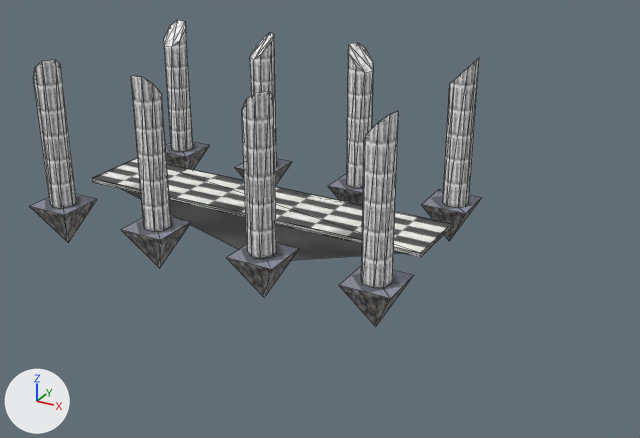
Before and after pictures for a commit that changed the glTF model models/runway2.gltf.
Before and after are seen from a camera (50 mm lens) standing at (93.0, -89.3, 44.0) and looking at (44.2, -0.6, -0.3). Arrows for +X, +Y and +Z are at lower left; the lights stay in place. Mesh edges are drawn as thin lines. Where no turn or scale is listed for an object, it has been applied to the vertices.

Before the edit, the objects in view are built like this:
```python
me_lll_018 = bpy.data.meshes.new('LLL.018')
me_lll_018.from_pydata(...)  # 5 vertices, 6 faces; spans x -3.0..3.01, y -3.01..3.0, z -5.02..0.71
# faces by material slot: [4, 2]
me_lll_018.materials.append(mat_1_vmtl010)  # picture img_621a6a0a_c
me_lll_018.materials.append(mat_2_vmtl035)  # picture img_287771fa_c
me_room_1_011 = bpy.data.meshes.new('Room_1.011')
me_room_1_011.from_pydata(...)  # 24 vertices, 22 faces; spans x -1.7..1.7, y -1.7..1.7, z -17.4..1.6
# faces by material slot: [16, 6]
me_room_1_011.materials.append(mat_nemumat16_001)  # picture img_3b51f19d_c
me_room_1_011.materials.append(mat_nemumat17_005)  # picture img_7ba2ad09_c
me_room_1_438 = bpy.data.meshes.new('Room_1.438')
me_room_1_438.from_pydata(...)  # 24 vertices, 22 faces; spans x -1.5..1.5, y -1.5..1.6, z -8.8..10.3
# faces by material slot: [16, 6]
me_room_1_438.materials.append(mat_nemumat16_001)  # picture img_3b51f19d_c
me_room_1_438.materials.append(mat_nemumat17_005)  # picture img_7ba2ad09_c
ob_lll_014 = bpy.data.objects.new('LLL.014', me_lll_018)
ob_lll_014.location = (57.6, -12.3, -0.9)
ob_room_1_004 = bpy.data.objects.new('Room_1.004', me_room_1_011)
ob_room_1_004.location = (43.3, -12.7, 17.5)
ob_room_1_191 = bpy.data.objects.new('Room_1.191', me_room_1_438)
ob_room_1_191.location = (28.0, -12.3, 8.5)
# also in view: 'LLL.017' at (43.0, 12.3, -3.0); 'LLL.015' at (13.2, 12.4, -3.0); 'Room_1.005' at (57.2, 12.2, 9.3); 'Room_1.182' at (28.1, 12.3, 9.1); 'LLL.018' at (56.6, 12.4, -3.0)
```
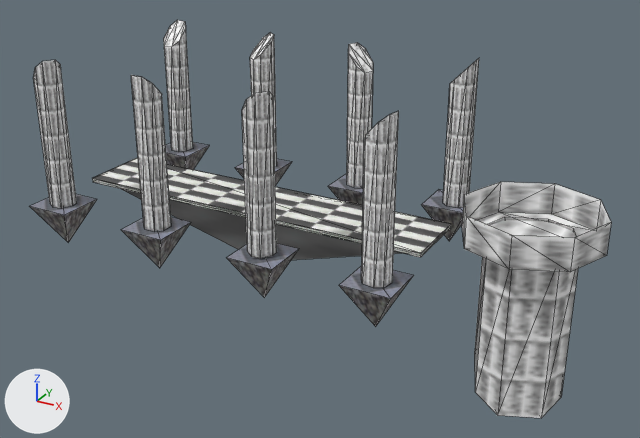
The newer file is also turned or shifted as a whole; pictures and numbers use the older file's frame.

What differs and where, as boxes [x1, y1, x2, y2] in the pictures (640 x 438 px):
'Room_1.037', added: after [475, 217, 578, 418]
'Cylinder.005', added: after [462, 182, 611, 272]

The edits, one by one:
Material 'pillar' (mat_pillar) is new.
Its texture is img_3b51f19d_c.
Its roughness is 1.0.
Mesh me_cylinder_006 is new.
It has 16 vertices, 22 faces and spans x -8.1..8.1, y -8.1..8.1, z -1.9..1.9.
It uses material mat_pillar (picture img_3b51f19d_c).
Mesh me_room_1_012 is new.
It has 16 vertices, 22 faces and spans x -5.7..5.4, y -5.2..5.9, z -10.5..10.1.
It uses material mat_pillar (picture img_3b51f19d_c).
Object 'Cylinder.005' (ob_cylinder_005) is new; it shows me_cylinder_006.
Its location is (70.6, 0.0, 4.4).
Object 'Room_1.037' (ob_room_1_037) is new; it shows me_room_1_012.
Its location is (70.6, 0.0, -7.2).
